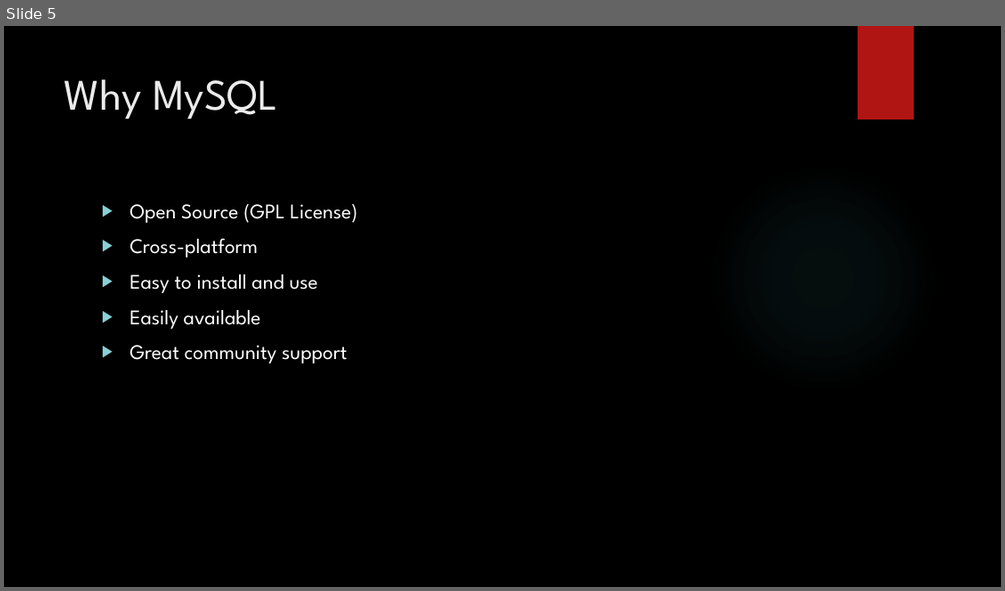
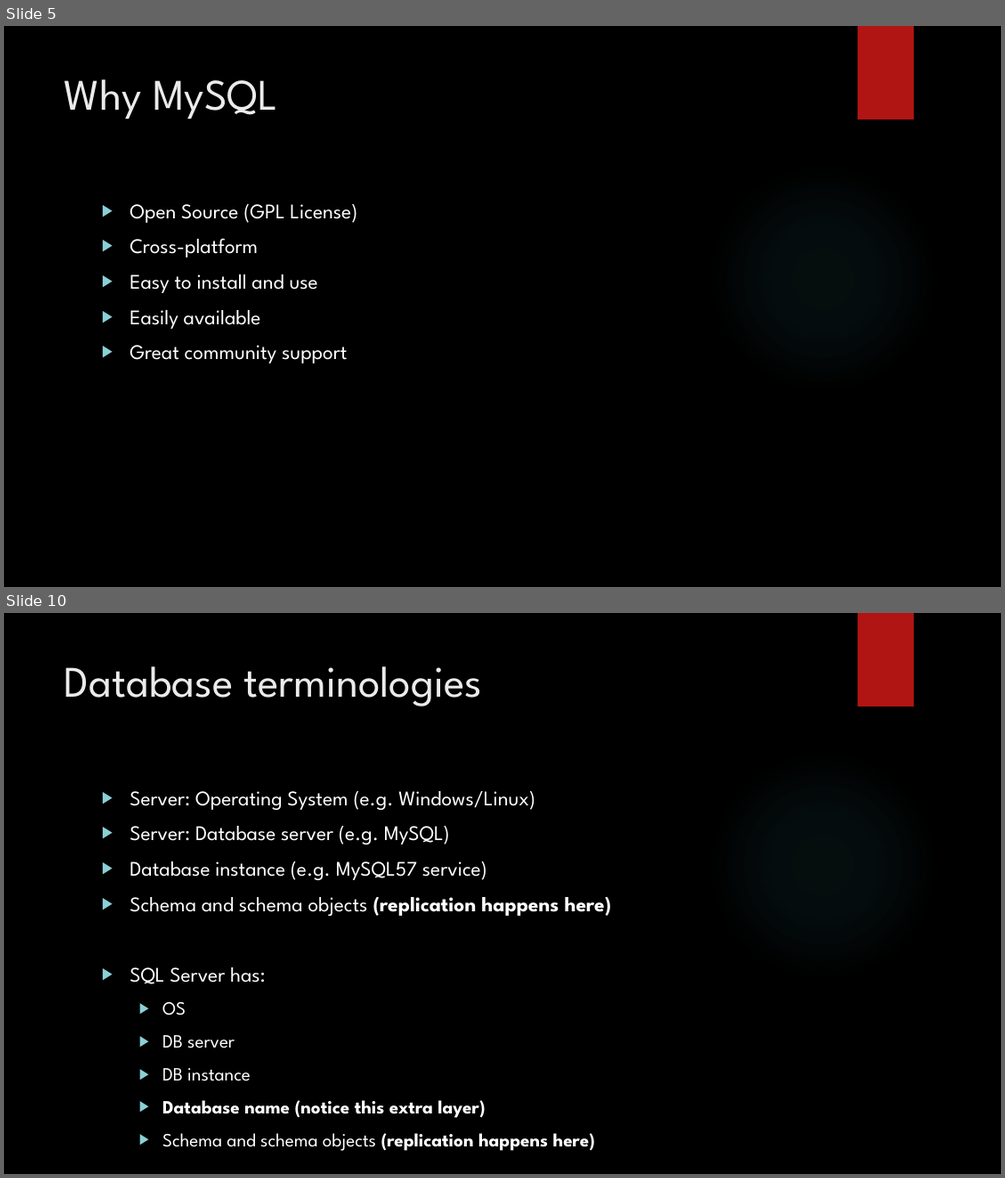
Before and after one commit to zedfoxus/database-bootcamp, a slide deck: Presentation/Database-Bootcamp-Presentation.pptx. Shown one above the other, each under a label of ours: slide 5 before the commit, slides 5 and 10 after it; the slides between them are not shown. The pictures are 1005x591 and 1005x1178 pixels, drawn with LibreOffice and Linux fonts; fonts in the diff are those of the drawing; background and template pictures are left out. Boxes give left, top, right and bottom in pixels: in the first picture for what was removed or moved away, otherwise in the second. Text is boxed around its words. In the diff, an @@ line names an element or a change of style, - is before the commit and + after.

```diff
--- a/Presentation/Database-Bootcamp-Presentation.pptx
+++ b/Presentation/Database-Bootcamp-Presentation.pptx
@@ slide 10 added at (x1=4, y1=613, x2=1001, y2=1174), background picture (left out); not listed: 2 template elements that a slide beside it also shows @@
@@ title added at (x1=65, y1=666, x2=482, y2=706), 42 pt, text #EBEBEB @@
+Database terminologies
@@ text added at (x1=129, y1=791, x2=612, y2=1151), 20 pt, text #FFFFFF @@
+▶ Server: Operating System (e.g. Windows/Linux)
+▶ Server: Database server (e.g. MySQL)
+▶ Database instance (e.g. MySQL57 service)
+▶ Schema and schema objects (replication happens here)
+▶ SQL Server has:
+  ▶ OS
+  ▶ DB server
+  ▶ DB instance
+  ▶ Database name (notice this extra layer)
+  ▶ Schema and schema objects (replication happens here)
```
Also in this commit, not shown: 2 slides changed, 3 other slides added.
